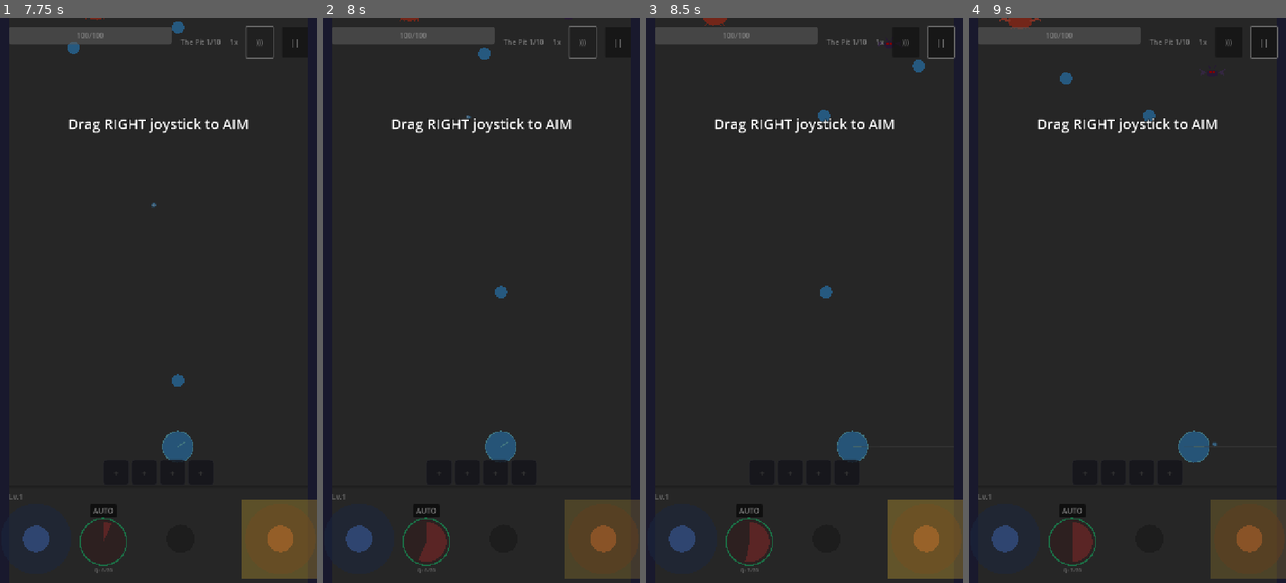
Above: before the commit, frames 1-4 (left to right).
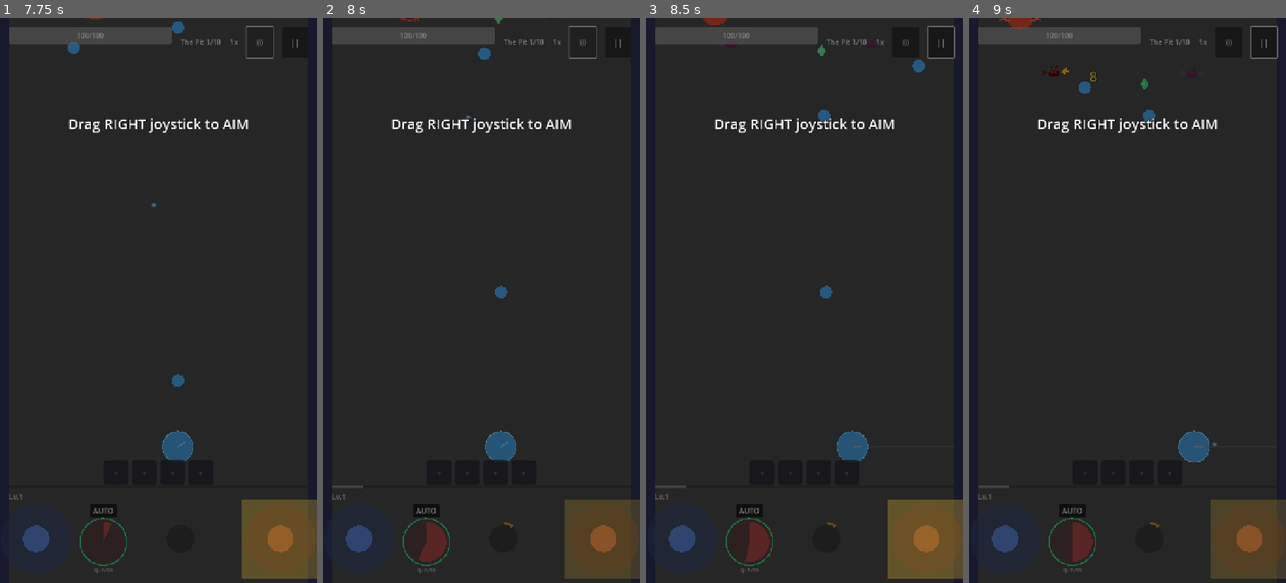
Above: after the commit, the same moments.

Repository: Randroids-Dojo/GoPit
Game: Godot game, scene res://scenes/game.tscn
Same seed, same stepped clock (60 frames per second), same inputs: the game is played once before the commit and once after it.
Inputs (mouse positions are in pixels of both pictures, inside the frame that each line leads up to):
- Up to frame 1 (7.75 s): click "NEW GAME" at 0.5 s; click "START" at 1.25 s; click "START" at 2 s; click ")))" at 2.75 s; drag from (34, 537) to (158, 458) at 3.52 s; click "||" at 4.25 s; drag from (95, 328) to (177, 447) at 5.02 s; click "Resume" at 5.75 s; click "AUTO" at 6.5 s; click "X" at 7.25 s
- Up to frame 2 (8 s): no input
- Up to frame 3 (8.5 s): move the mouse to (750, 543) at 8.02 s; hold D (move_right) from 8.03 s (still down); tap Right (aim_right) at 8.1 s; click (750, 543) at 8.17 s
- Up to frame 4 (9 s): release D (move_right) at 8.75 s; drag from (1149, 537) to (1032, 215) at 8.77 s

Frame 1 is identical in both runs. In frame 2, less than 0.1% of the frame differs, in the area x 2-60%, y 0-91%; in frame 3, 0.1%; in frame 4, 0.4%, in the area x 2-81%, y 8-91%.

Commit message:
Add enemy spawn formations (line, V-shape, cluster, diagonal)
- Add Formation enum: SINGLE, LINE, V_SHAPE, CLUSTER, DIAGONAL
- Add formation_chance export (15% chance for formation spawn)
- Implement spawn_formation() dispatcher method
- Add _spawn_line_formation() for horizontal line patterns
- Add _spawn_v_formation() for V-shaped arrow patterns
- Add _spawn_cluster_formation() for tight cluster groups
- Add _spawn_diagonal_formation() for diagonal line patterns
- Add get_available_formations() helper method
- Integrate formation spawns into timer-based spawning

Diff:
--- a/scripts/entities/enemies/enemy_spawner.gd
+++ b/scripts/entities/enemies/enemy_spawner.gd
@@ -1,9 +1,19 @@
 class_name EnemySpawner
 extends Node2D
 ## Spawns enemies at random X positions at the top of the screen
+## Supports various spawn formations for visual variety
 
 signal enemy_spawned(enemy: EnemyBase)
 signal enemy_died(enemy: EnemyBase)
+
+## Spawn formation types
+enum Formation {
+	SINGLE,      # Single enemy (default)
+	LINE,        # Horizontal line
+	V_SHAPE,     # V-shaped arrow pattern
+	CLUSTER,     # Tight cluster group
+	DIAGONAL,    # Diagonal line
+}
 
 @export var slime_scene: PackedScene
 @export var spawn_interval: float = 2.0
@@ -13,6 +23,7 @@
 @export var burst_chance: float = 0.1  # 10% chance for burst spawn
 @export var burst_count_min: int = 2
 @export var burst_count_max: int = 3
+@export var formation_chance: float = 0.15  # 15% chance for formation spawn
 
 # Enemy variety
 var bat_scene: PackedScene = preload("res://scenes/entities/enemies/bat.tscn")
@@ -163,8 +174,11 @@
 
 
 func _on_spawn_timer_timeout() -> void:
+	# Check for formation spawn (higher priority than burst)
+	if randf() < formation_chance:
+		_formation_spawn()
 	# Check for burst spawn
-	if randf() < burst_chance:
+	elif randf() < burst_chance:
 		_burst_spawn()
 	else:
 		spawn_enemy()
@@ -179,5 +193,157 @@
 		spawn_enemy()
 
 
+func _formation_spawn() -> void:
+	"""Spawn enemies in a formation pattern."""
+	# Choose random formation (excluding SINGLE and CLUSTER which are handled separately)
+	var formations: Array[Formation] = [Formation.LINE, Formation.V_SHAPE, Formation.DIAGONAL]
+	var formation: Formation = formations[randi() % formations.size()]
+	spawn_formation(formation)
+
+
+func spawn_formation(formation: Formation, count: int = 0) -> Array[EnemyBase]:
+	"""Spawn enemies in the specified formation. Returns array of spawned enemies."""
+	match formation:
+		Formation.SINGLE:
+			var enemy := spawn_enemy()
+			return [enemy] if enemy else []
+		Formation.LINE:
+			return _spawn_line_formation(count if count > 0 else randi_range(3, 5))
+		Formation.V_SHAPE:
+			return _spawn_v_formation(count if count > 0 else randi_range(5, 7))
+		Formation.CLUSTER:
+			return _spawn_cluster_formation(count if count > 0 else randi_range(3, 5))
+		Formation.DIAGONAL:
+			return _spawn_diagonal_formation(count if count > 0 else randi_range(3, 5))
+	return []
+
+
+func _spawn_line_formation(count: int) -> Array[EnemyBase]:
+	"""Spawn enemies in a horizontal line formation."""
+	var enemies: Array[EnemyBase] = []
+	var scene: PackedScene = _choose_enemy_type()
+	if not scene or scene == swarm_scene:
+		scene = slime_scene  # Don't use swarms for formations
+
+	# Calculate spacing
+	var total_width: float = _screen_width - (spawn_margin * 2)
+	var spacing: float = total_width / (count + 1)
+	var start_x: float = spawn_margin + spacing
+
+	for i in range(count):
+		var enemy: EnemyBase = scene.instantiate()
+		var x_pos: float = start_x + (spacing * i)
+		enemy.global_position = Vector2(x_pos, spawn_y_offset)
+		enemy.died.connect(_on_enemy_died)
+
+		get_parent().add_child(enemy)
+		enemy_spawned.emit(enemy)
+		enemies.append(enemy)
+
+	return enemies
+
+
+func _spawn_v_formation(count: int) -> Array[EnemyBase]:
+	"""Spawn enemies in a V-shape (arrow) formation."""
+	var enemies: Array[EnemyBase] = []
+	var scene: PackedScene = _choose_enemy_type()
+	if not scene or scene == swarm_scene:
+		scene = slime_scene
+
+	# V-formation parameters
+	var center_x: float = _screen_width / 2.0
+	var spacing_x: float = 50.0
+	var spacing_y: float = 30.0
+
+	# Calculate positions - leader at front, wings behind
+	var positions: Array[Vector2] = []
+	var half: int = count / 2
+
+	# Leader position (front of V)
+	positions.append(Vector2(center_x, spawn_y_offset))
+
+	# Left and right wings
+	for i in range(1, half + 1):
+		# Left wing
+		positions.append(Vector2(center_x - spacing_x * i, spawn_y_offset - spacing_y * i))
+		# Right wing
+		if positions.size() < count:
+			positions.append(Vector2(center_x + spacing_x * i, spawn_y_offset - spacing_y * i))
+
+	# Spawn enemies at positions
+	for i in range(mini(count, positions.size())):
+		var enemy: EnemyBase = scene.instantiate()
+		enemy.global_position = positions[i]
+		enemy.died.connect(_on_enemy_died)
+
+		get_parent().add_child(enemy)
+		enemy_spawned.emit(enemy)
+		enemies.append(enemy)
+
+	return enemies
+
+
+func _spawn_cluster_formation(count: int) -> Array[EnemyBase]:
+	"""Spawn enemies in a tight cluster formation."""
+	var enemies: Array[EnemyBase] = []
+	var scene: PackedScene = _choose_enemy_type()
+	if not scene or scene == swarm_scene:
+		scene = slime_scene
+
+	var center_x: float = randf_range(spawn_margin + 60, _screen_width - spawn_margin - 60)
+	var cluster_radius: float = 40.0
+
+	for i in range(count):
+		var enemy: EnemyBase = scene.instantiate()
+		# Random position within cluster radius
+		var offset_x: float = randf_range(-cluster_radius, cluster_radius)
+		var offset_y: float = randf_range(-cluster_radius, cluster_radius)
+		enemy.global_position = Vector2(center_x + offset_x, spawn_y_offset + offset_y)
+		enemy.died.connect(_on_enemy_died)
+
+		get_parent().add_child(enemy)
+		enemy_spawned.emit(enemy)
+		enemies.append(enemy)
+
+	return enemies
+
+
+func _spawn_diagonal_formation(count: int) -> Array[EnemyBase]:
+	"""Spawn enemies in a diagonal line formation."""
+	var enemies: Array[EnemyBase] = []
+	var scene: PackedScene = _choose_enemy_type()
+	if not scene or scene == swarm_scene:
+		scene = slime_scene
+
+	# Diagonal direction: left-to-right or right-to-left
+	var left_to_right: bool = randf() < 0.5
+	var spacing_x: float = 45.0
+	var spacing_y: float = 25.0
+
+	var start_x: float
+	if left_to_right:
+		start_x = spawn_margin + 50
+	else:
+		start_x = _screen_width - spawn_margin - 50
+
+	for i in range(count):
+		var enemy: EnemyBase = scene.instantiate()
+		var x_offset: float = spacing_x * i * (1 if left_to_right else -1)
+		var y_offset: float = spacing_y * i
+		enemy.global_position = Vector2(start_x + x_offset, spawn_y_offset - y_offset)
+		enemy.died.connect(_on_enemy_died)
+
+		get_parent().add_child(enemy)
+		enemy_spawned.emit(enemy)
+		enemies.append(enemy)
+
+	return enemies
+
+
+func get_available_formations() -> Array[Formation]:
+	"""Get list of all available spawn formations."""
+	return [Formation.SINGLE, Formation.LINE, Formation.V_SHAPE, Formation.CLUSTER, Formation.DIAGONAL]
+
+
 func _on_enemy_died(enemy: EnemyBase) -> void:
 	enemy_died.emit(enemy)
Not shown, added: tests/test_spawn_formations.py
